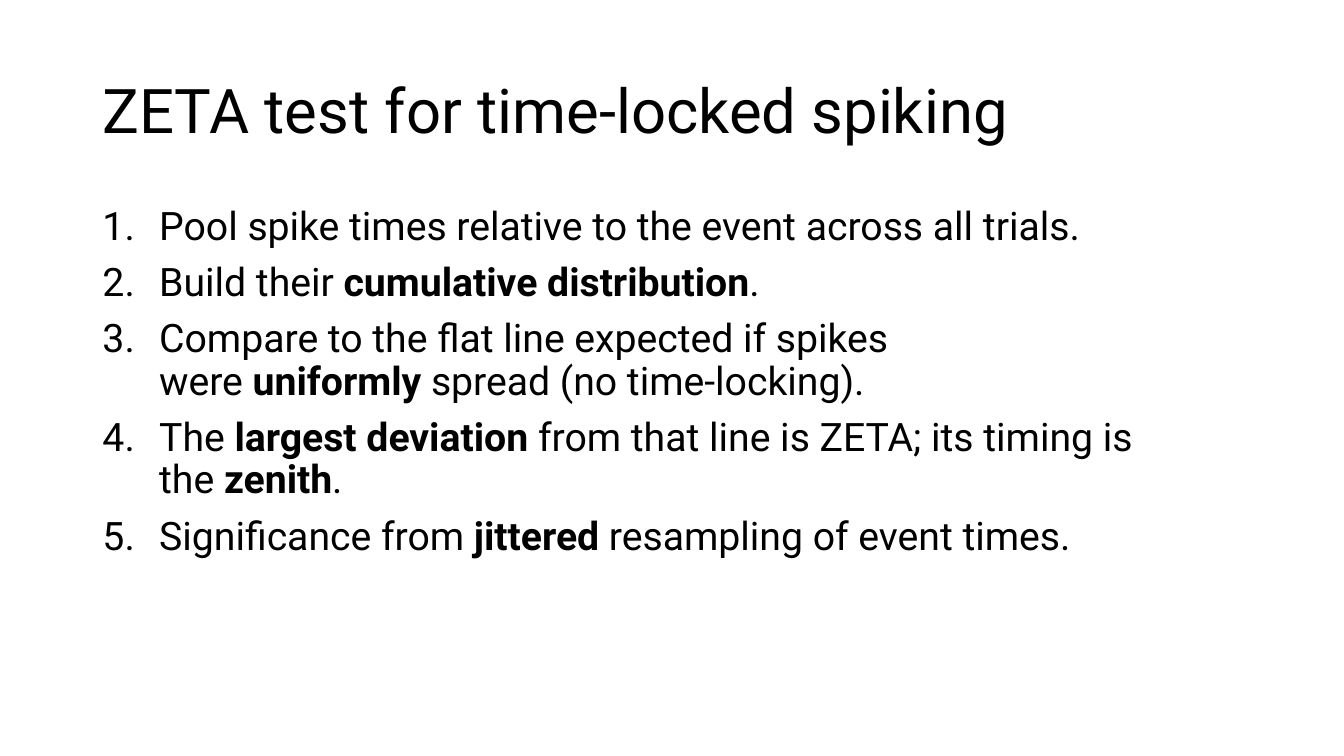
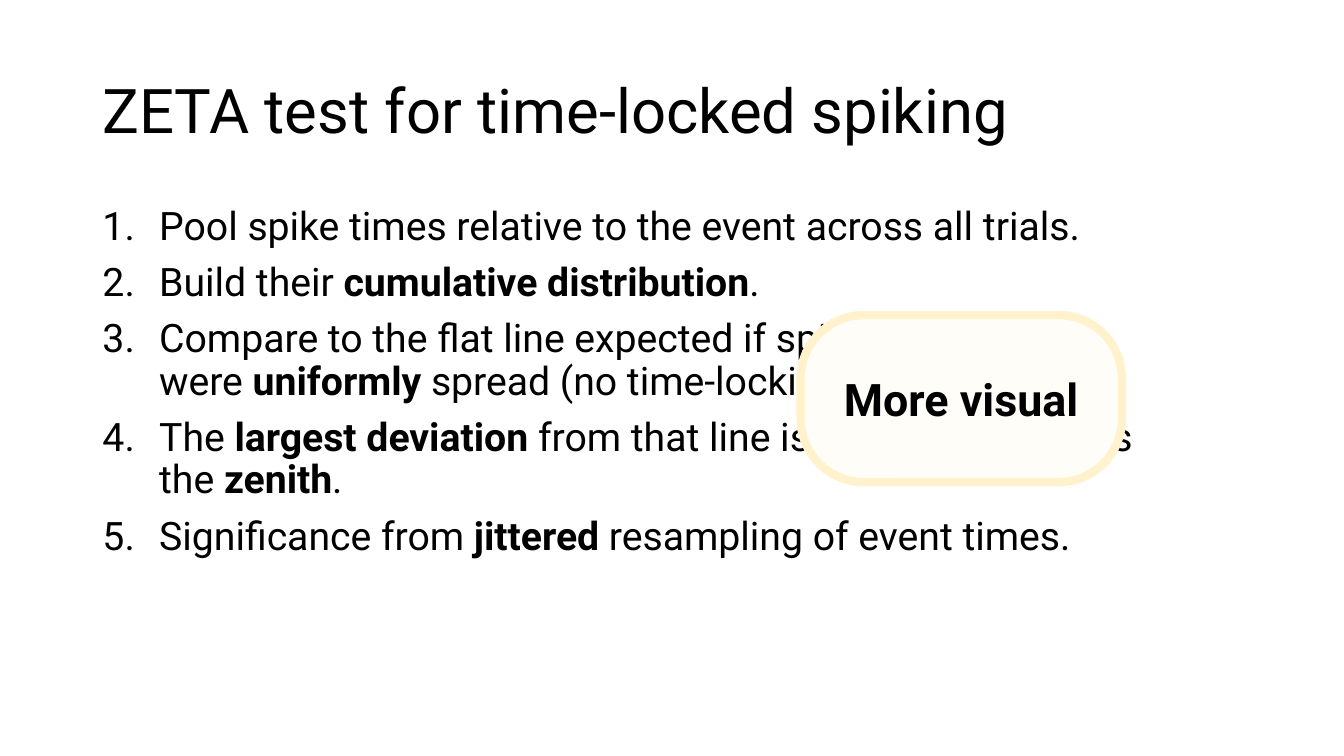
Before and after one commit to trNk27/Human_Data_Exploration, a slide deck: slide 13 of presentation/Prototype.pptx. Drawn at 1344x756 pixels with LibreOffice and Linux fonts; fonts in the diff are those of the drawing; background and template pictures are left out. Boxes give left, top, right and bottom in pixels: in the first picture for what was removed or moved away, otherwise in the second. Text is boxed around its words. In the diff, an @@ line names an element or a change of style, - is before the commit and + after.

```diff
--- a/presentation/Prototype.pptx
+++ b/presentation/Prototype.pptx
@@ rounded rectangle added at (801, 316, 1122, 483), fill #FFFDF7, outline #FFF2CC 6 pt, 32 pt, text #000000, bold @@
+More visual
```
Also in this commit, not shown: 9 other slides changed, 5 slides added, 4 slides removed, 17 other files.
